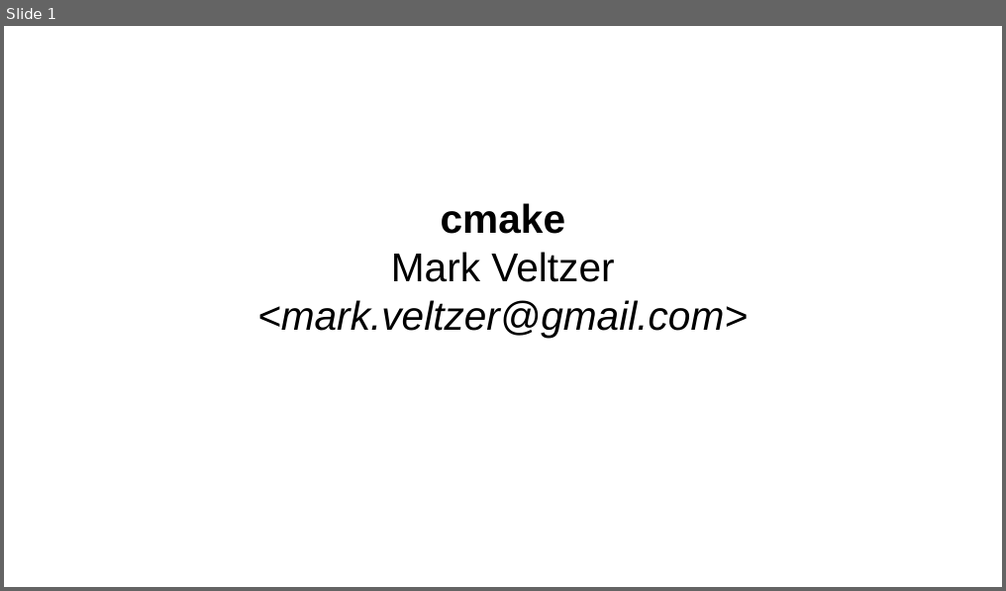
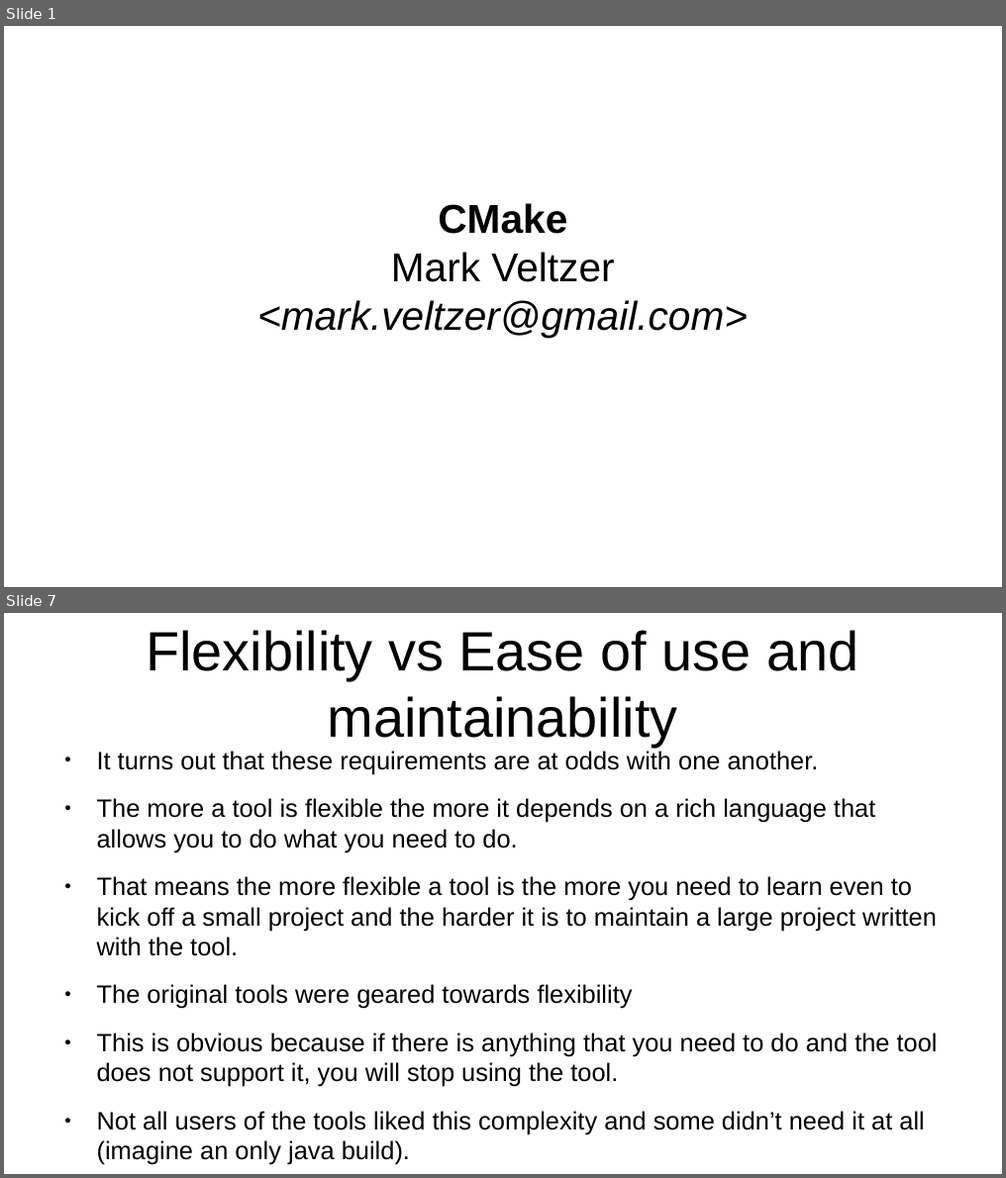
Before and after one commit to veltzer/teaching-slides, a slide deck: odp/cmake/cmake.odp. Shown one above the other, each under a label of ours: slide 1 before the commit, slides 1 and 7 after it; the slides between them are not shown. The pictures are 1006x591 and 1006x1178 pixels, drawn with LibreOffice and Linux fonts; fonts in the diff are those of the drawing. Boxes give left, top, right and bottom in pixels: in the first picture for what was removed or moved away, otherwise in the second. Text is boxed around its words. In the diff, an @@ line names an element or a change of style, - is before the commit and + after.

```diff
--- a/odp/cmake/cmake.odp
+++ b/odp/cmake/cmake.odp
@@ slide 7 added at (4,613,1002,1174), background #FFFFFF @@
@@ title added at (146,630,858,747), 44 pt, text #000000 @@
+Flexibility vs Ease of use and maintainability
@@ text added at (97,751,938,1165), 20 pt, text #000000 @@
+● It turns out that these requirements are at odds with one another.
+● The more a tool is flexible the more it depends on a rich language that allows you to do what you need to do.
+● That means the more flexible a tool is the more you need to learn even to kick off a small project and the harder it is to maintain a large project written with the tool.
+● The original tools were geared towards flexibility
+● This is obvious because if there is anything that you need to do and the tool does not support it, you will stop using the tool.
+● Not all users of the tools liked this complexity and some didn’t need it at all (imagine an only java build).
@@ slide 1 changed as well @@
@@ text at (438,203,567,234): text changed @@
-cmake
+CMake
```
Also in this commit, not shown: 34 other slides added.
